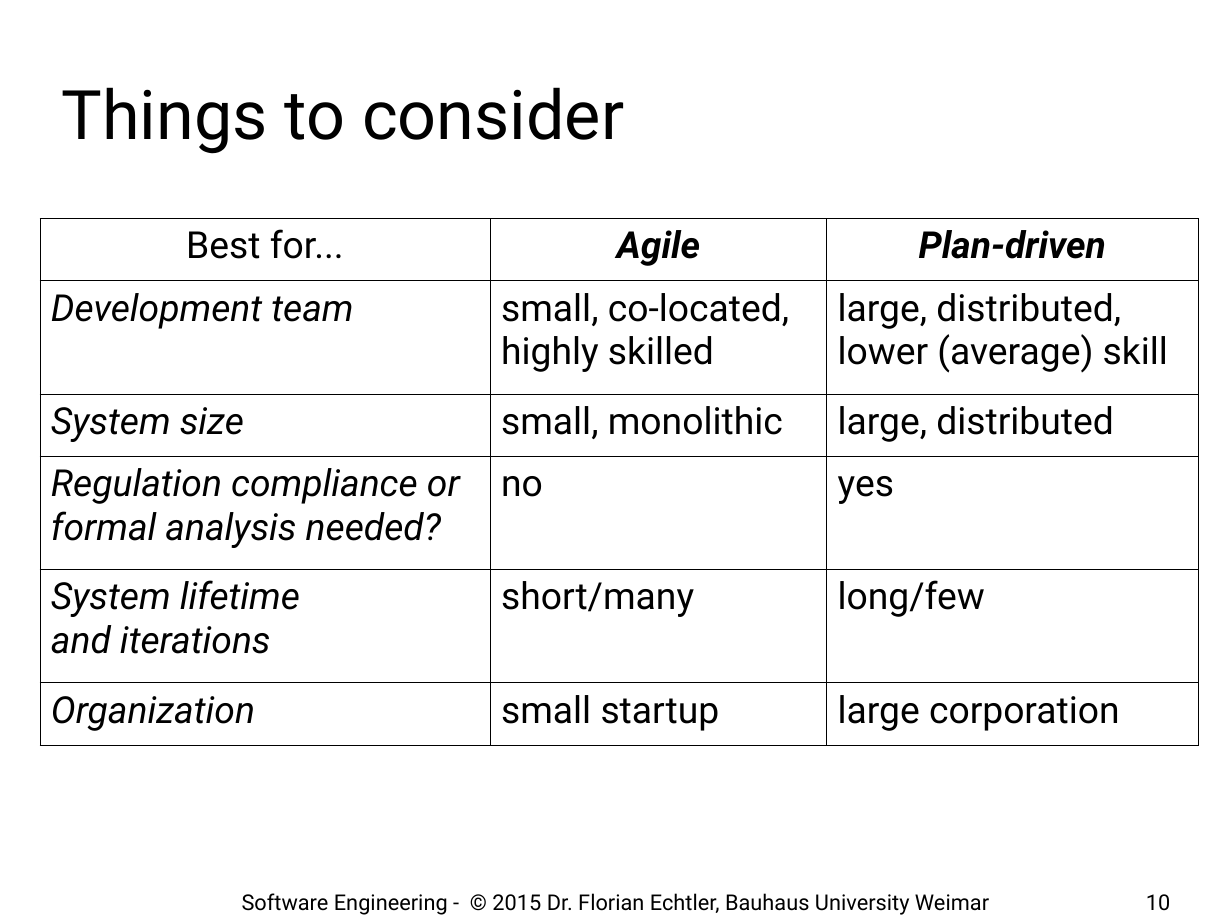
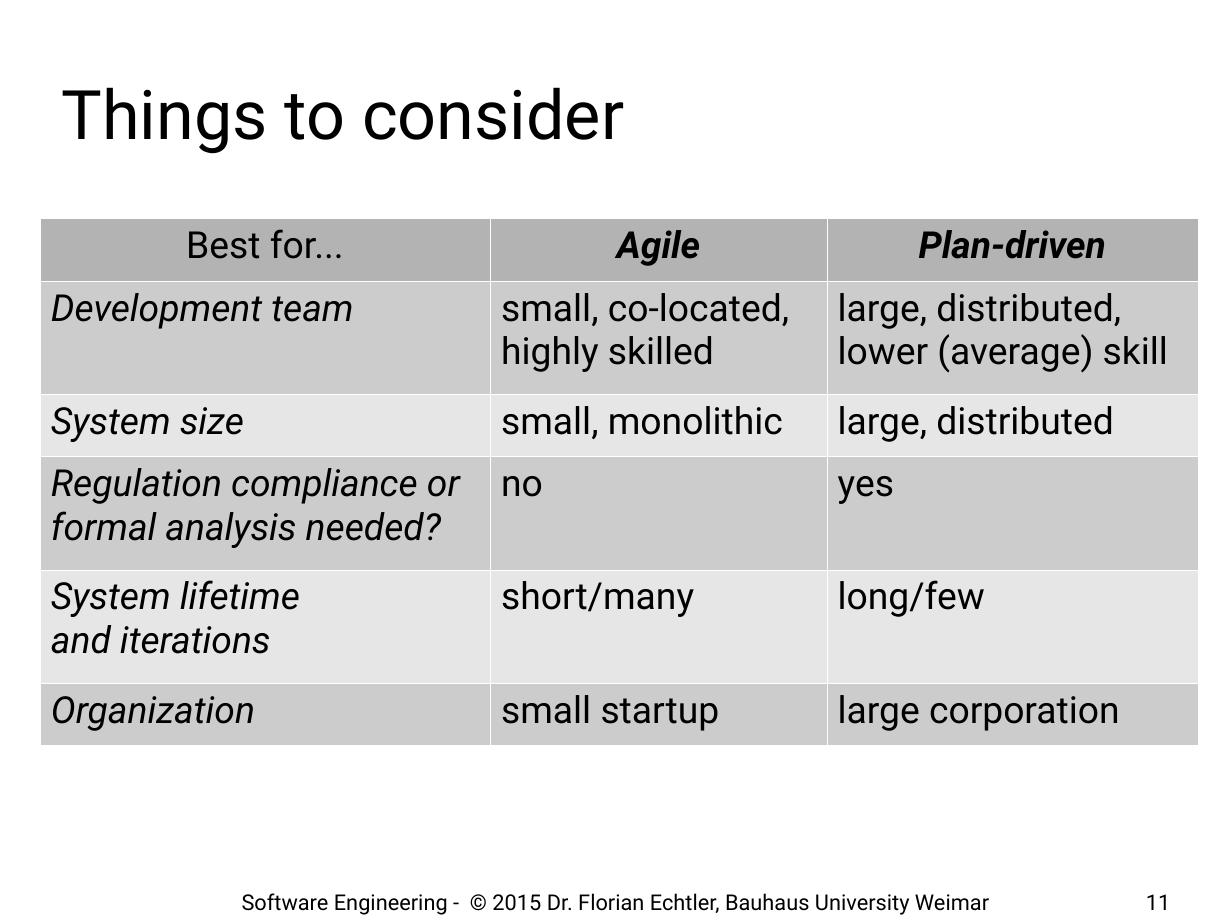
Before and after one commit to floe/software-engineering, a slide deck: slide 11 of 04-agile-methods.odp (slide 10 before the commit). Drawn at 1232x924 pixels with LibreOffice and Linux fonts; fonts in the diff are those of the drawing; background and template pictures are left out. Boxes give left, top, right and bottom in pixels: in the first picture for what was removed or moved away, otherwise in the second. Text is boxed around its words. In the diff, an @@ line names an element or a change of style, - is before the commit and + after.

```diff
--- a/04-agile-methods.odp
+++ b/04-agile-methods.odp
@@ table at [40, 218, 1198, 735] @@
@@ fill none to #B3B3B3 in row 1 @@
@@ fill none to #CCCCCC in 9 cells @@
@@ fill none to #E6E6E6 in 6 cells @@
@@ borders changed @@
@@ page number at [1146, 894, 1170, 910]: text changed @@
-10
+11
```
Also in this commit, not shown: 3 other slides changed, 2 slides added.
